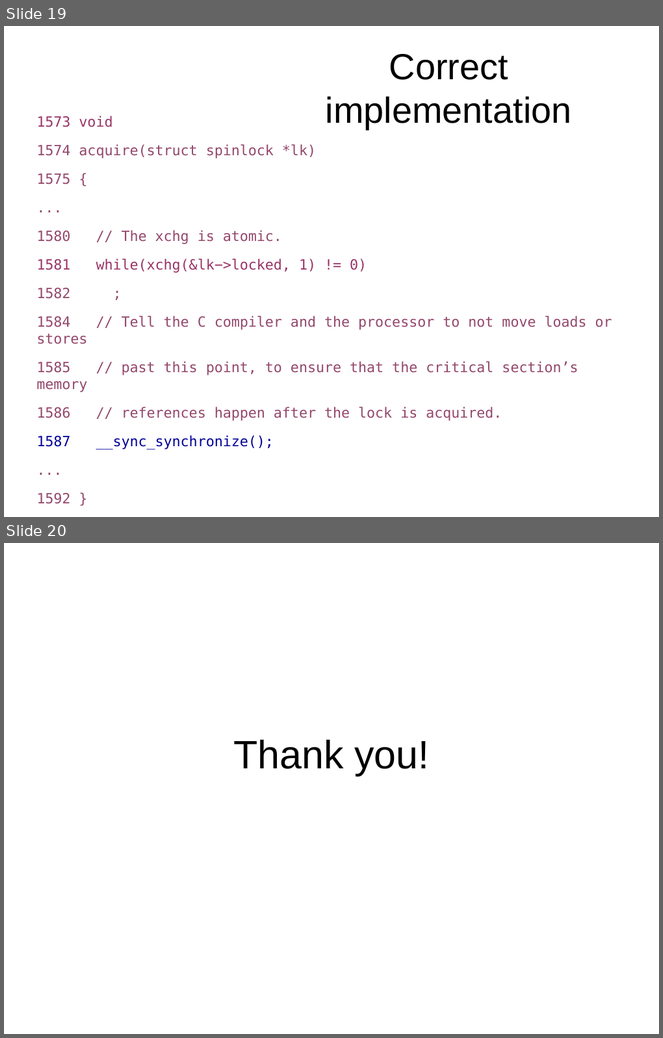
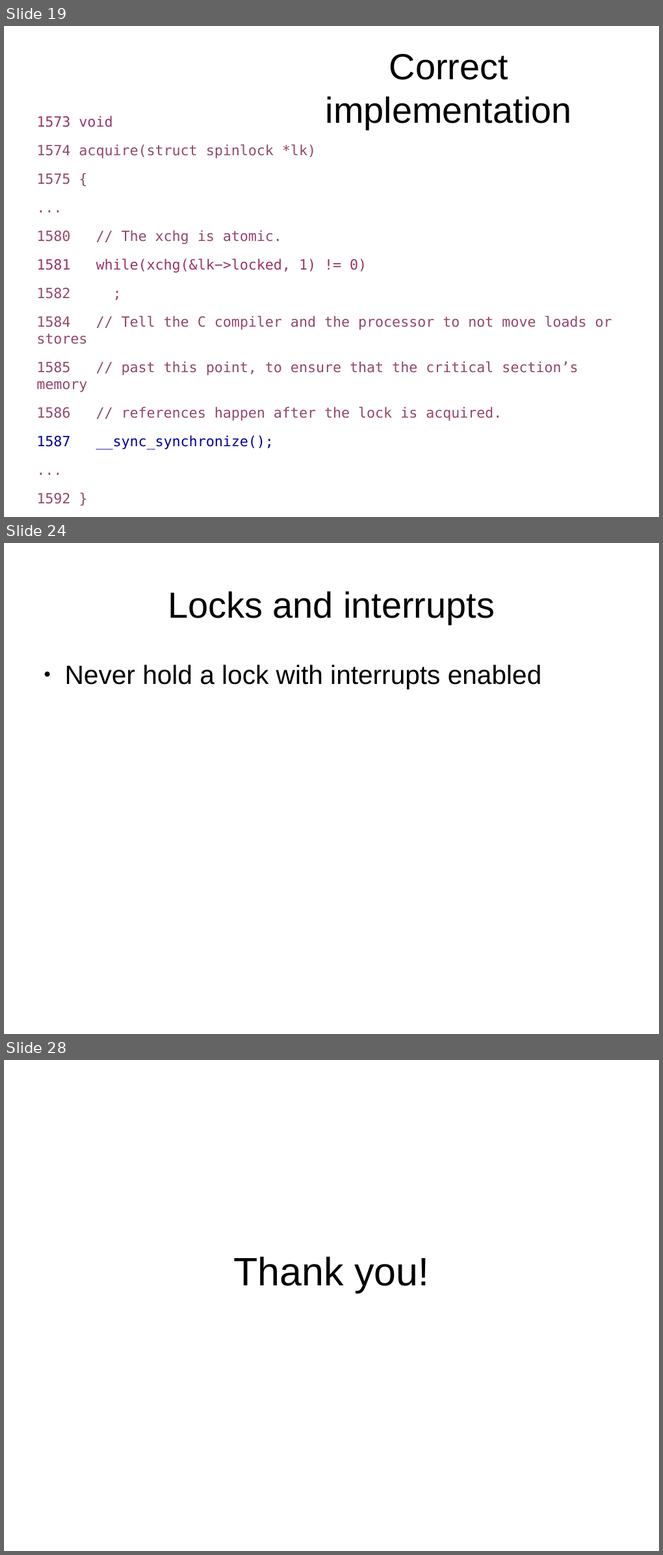
Before and after one commit to antonburtsev/cs5460, a slide deck: lectures/lecture15-locking/lecture15-locking.odp. Shown one above the other, each under a label of ours: slides 19 and 20 before the commit, slides 19, 24 and 28 after it; the slides between them are not shown. The pictures are 663x1038 and 663x1555 pixels, drawn with LibreOffice and Linux fonts; fonts in the diff are those of the drawing. Boxes give left, top, right and bottom in pixels: in the first picture for what was removed or moved away, otherwise in the second. Text is boxed around its words. In the diff, an @@ line names an element or a change of style, - is before the commit and + after.

```diff
--- a/lectures/lecture15-locking/lecture15-locking.odp
+++ b/lectures/lecture15-locking/lecture15-locking.odp
@@ slide 24 added at bbox=[4, 543, 659, 1034], background #FFFFFF @@
@@ title added at bbox=[168, 591, 495, 624], 44 pt, text #000000 @@
+Locks and interrupts
@@ text added at bbox=[65, 665, 542, 689], 32 pt, text #000000 @@
+● Never hold a lock with interrupts enabled
@@ what was slide 20 is now slide 28 @@
```
Also in this commit, not shown: 2 slides changed, 7 other slides added, 3 other files.
